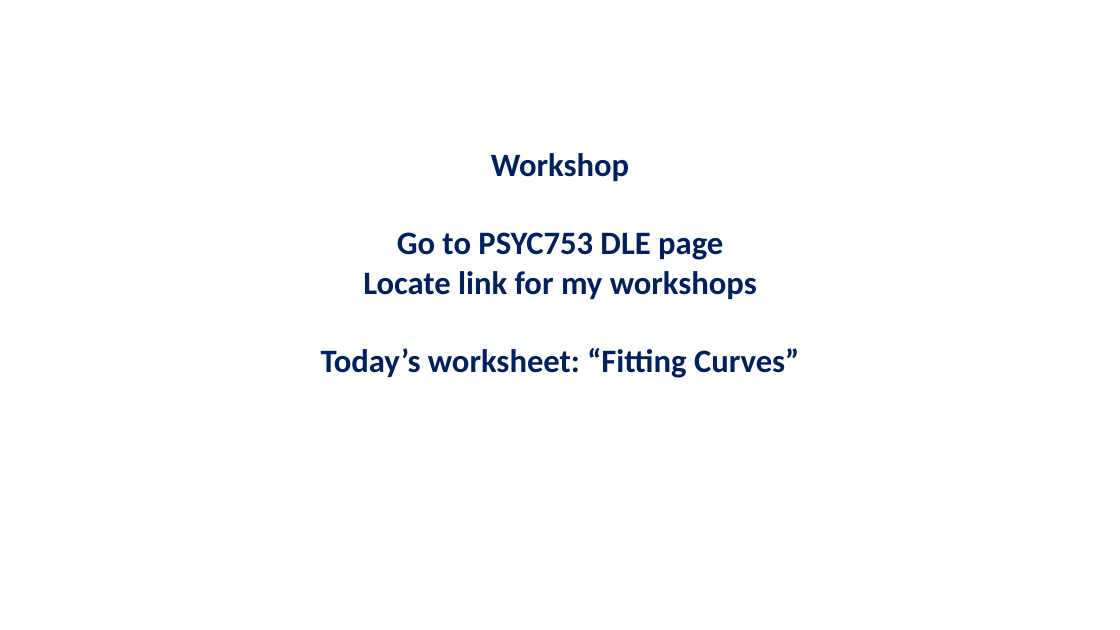
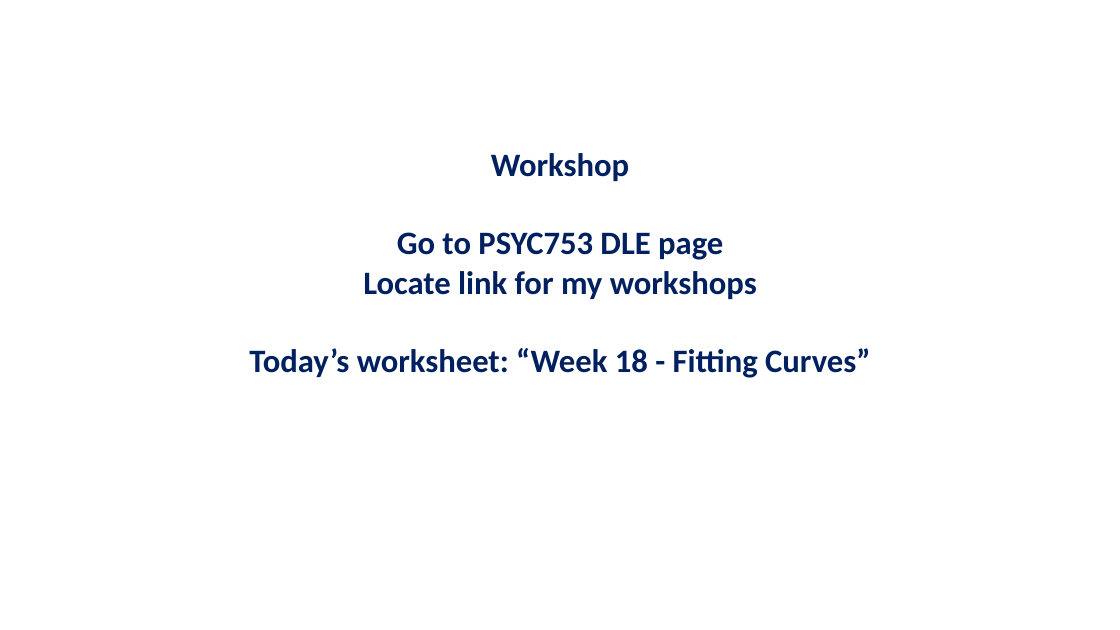
Before and after one commit to chrisjberry/datafluencyCB, a slide deck: slide 20 of slides/PSYC753_Chris3.pptx. Drawn at 1120x630 pixels with LibreOffice and Linux fonts; fonts in the diff are those of the drawing. Boxes give left, top, right and bottom in pixels: in the first picture for what was removed or moved away, otherwise in the second. Text is boxed around its words. In the diff, an @@ line names an element or a change of style, - is before the commit and + after.

```diff
--- a/slides/PSYC753_Chris3.pptx
+++ b/slides/PSYC753_Chris3.pptx
@@ text at bbox=[249, 153, 870, 378]: text changed @@
-Workshop
-Go to PSYC753 DLE page
-Locate link for my workshops
-Today’s worksheet: “Fitting Curves”
+Workshop
+Go to PSYC753 DLE page
+Locate link for my workshops
+Today’s worksheet: “Week 18 - Fitting Curves”
```
Also in this commit, not shown: 4 other slides changed, 1 other file.
